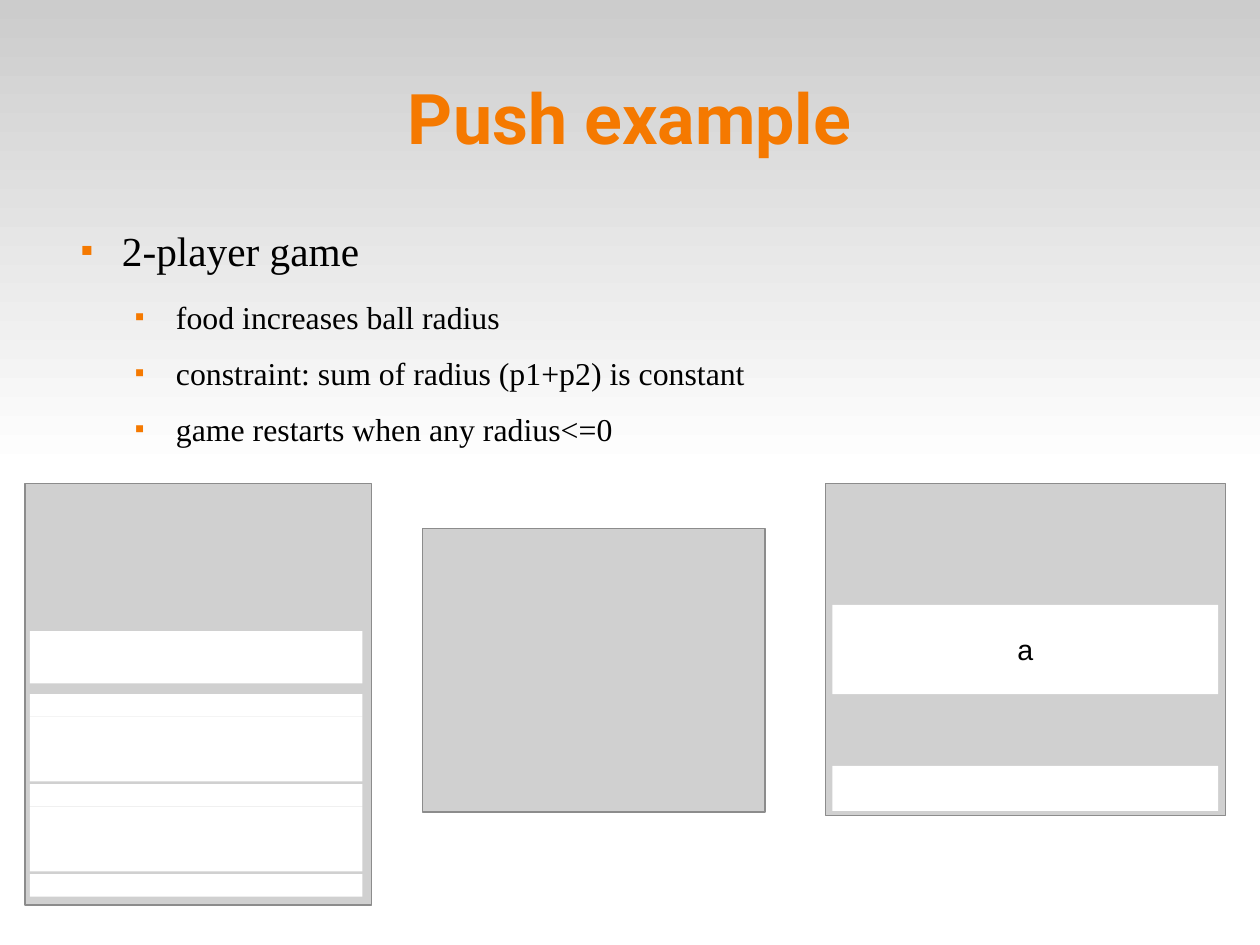
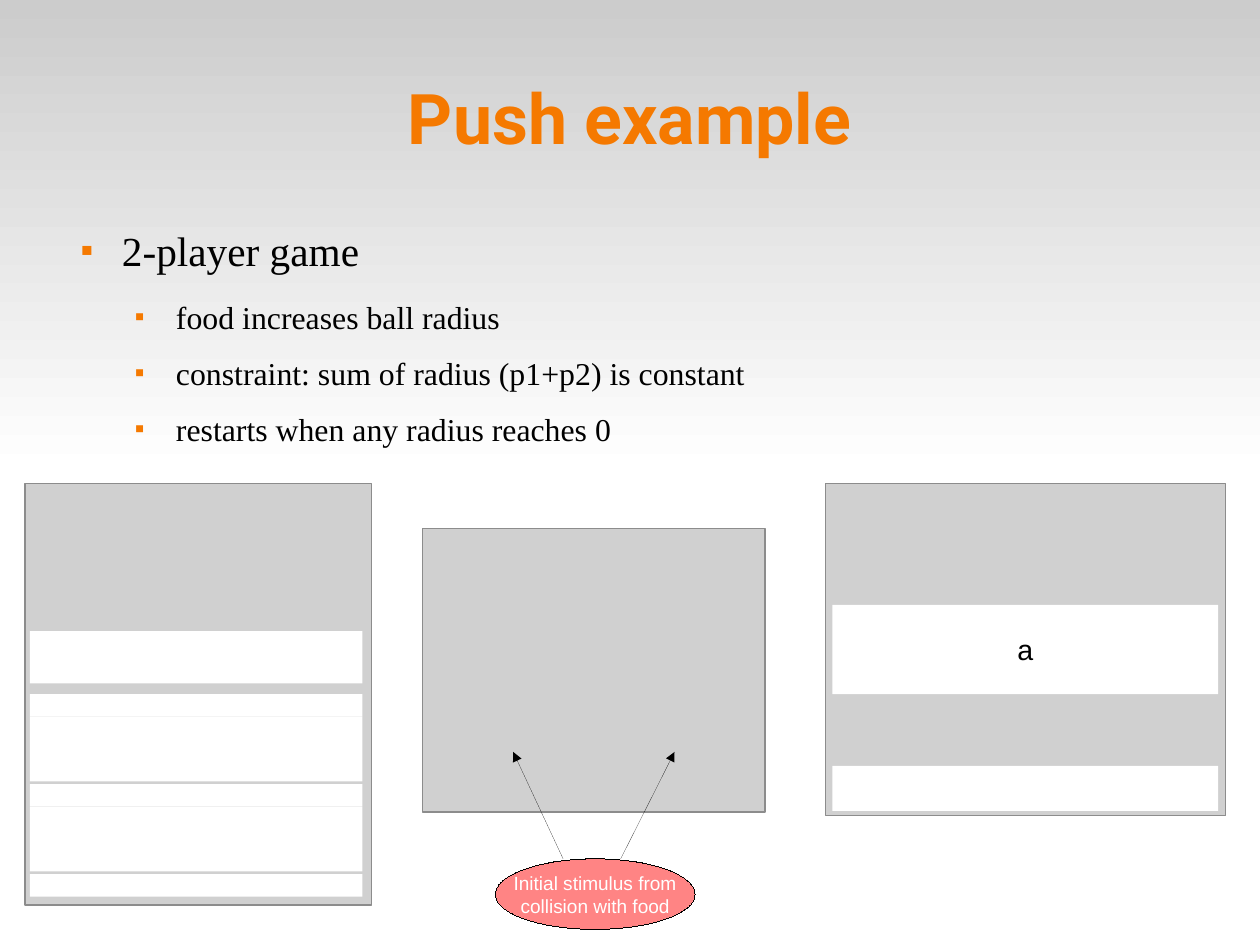
Before and after one commit to fsantanna-no/ceu-docs, a slide deck: slide 12 of ceu_curryon.odp. Drawn at 1260x945 pixels with LibreOffice and Linux fonts; fonts in the diff are those of the drawing; grey boxes stand for pictures. Boxes give left, top, right and bottom in pixels: in the first picture for what was removed or moved away, otherwise in the second. Text is boxed around its words. In the diff, an @@ line names an element or a change of style, - is before the commit and + after.

```diff
--- a/ceu_curryon.odp
+++ b/ceu_curryon.odp
@@ text at [176, 419, 611, 447]: text changed @@
-  ■ game restarts when any radius<=0
+  ■ restarts when any radius reaches 0
@@ arrow added from (564, 859) to (513, 752), #000000 0 pt @@
@@ arrow added from (621, 859) to (675, 752), #000000 0 pt @@
@@ ellipse added at [495, 859, 695, 930], fill #FF3333 at 60% opacity, outline #000000 0 pt, 12 pt, text #FFFFFF @@
+Initial stimulus from
+collision with food
```
Also in this commit, not shown: 9 other slides changed.
